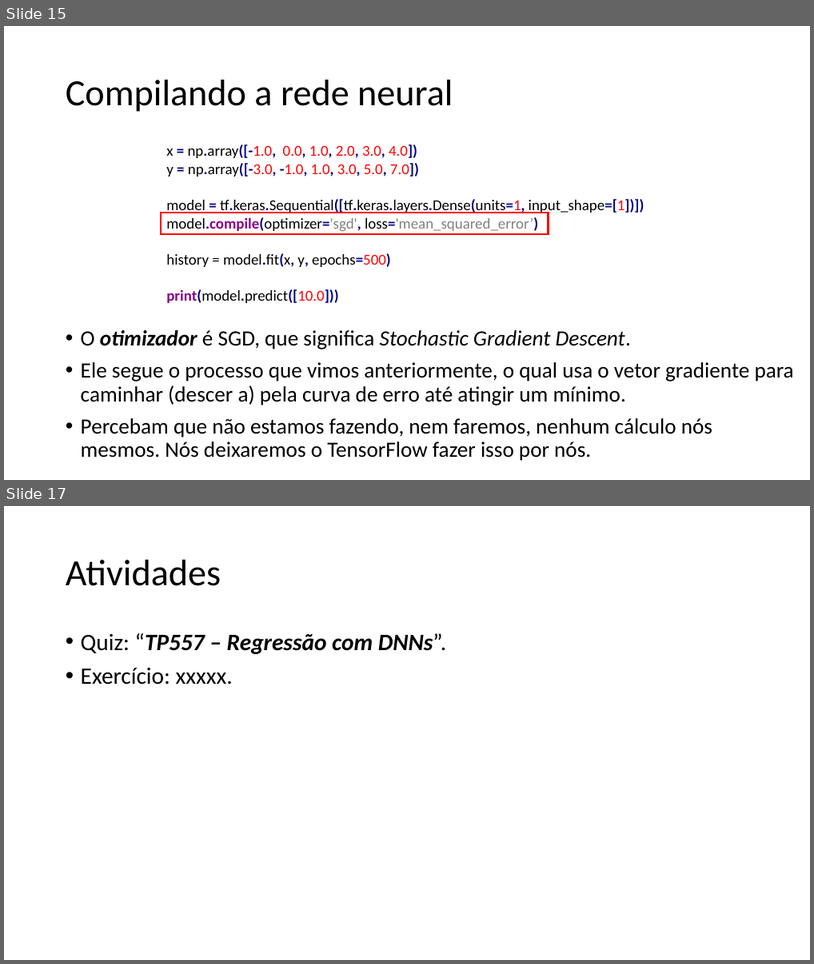
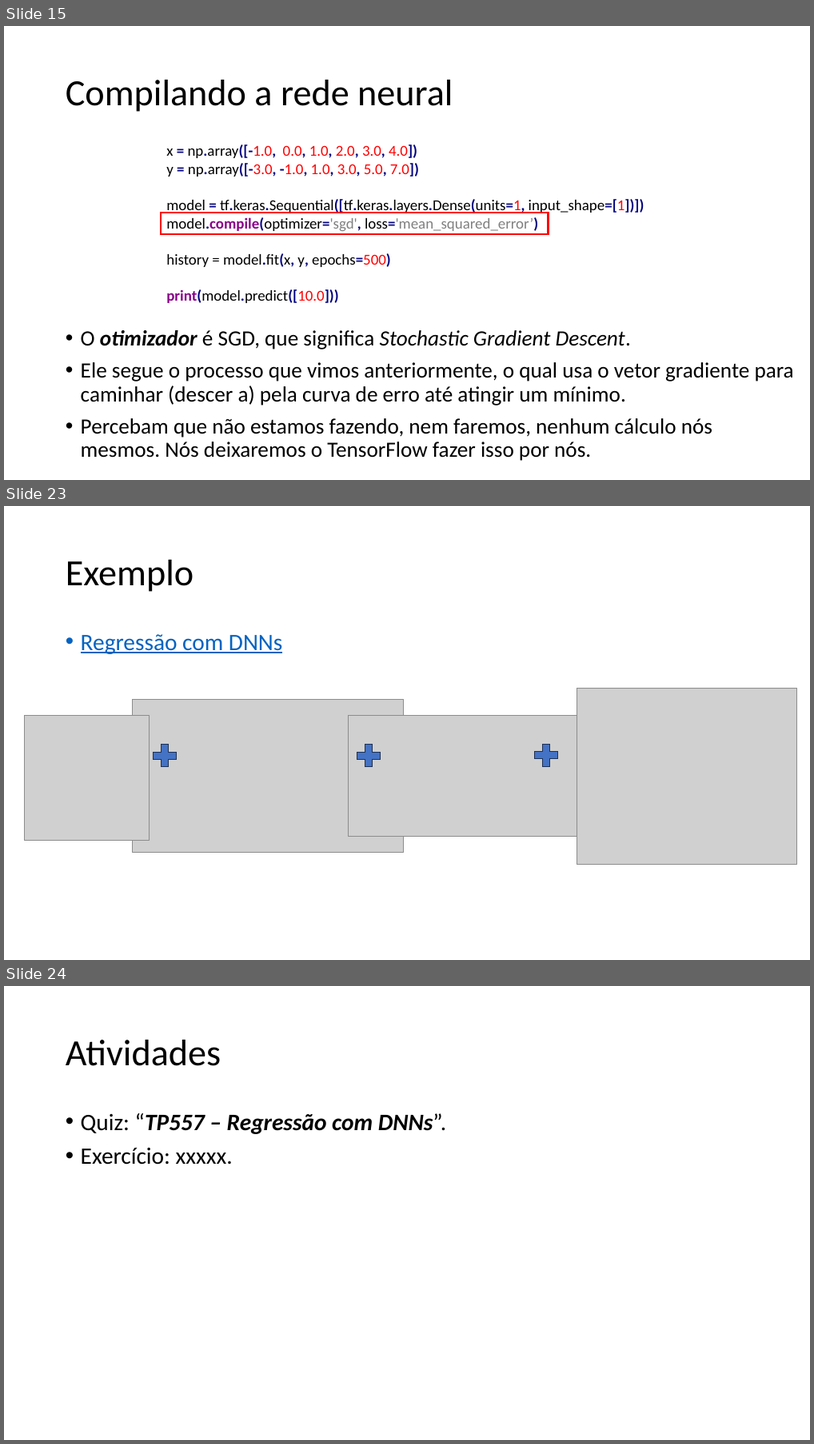
Before and after one commit to zz4fap/tp557-iot-ml, a slide deck: slides/TP557_7_Regressão_com_DNNs.pptx. Shown one above the other, each under a label of ours: slides 15 and 17 before the commit, slides 15, 23 and 24 after it; the slides between them are not shown. The pictures are 814x964 and 814x1444 pixels, drawn with LibreOffice and Linux fonts; fonts in the diff are those of the drawing; grey boxes stand for pictures. Boxes give left, top, right and bottom in pixels: in the first picture for what was removed or moved away, otherwise in the second. Text is boxed around its words. In the diff, an @@ line names an element or a change of style, - is before the commit and + after.

```diff
--- a/slides/TP557_7_Regressão_com_DNNs.pptx
+++ b/slides/TP557_7_Regressão_com_DNNs.pptx
@@ slide 23 added at <box>4,506,810,960</box>, background #FFFFFF @@
@@ title added at <box>66,560,194,592</box>, 44 pt, text #000000 @@
+Exemplo
@@ text added at <box>81,634,282,654</box>, 28 pt, text #0563C1, underline @@
+• Regressão com DNNs
@@ picture added at <box>578,688,798,864</box> @@
@@ picture added at <box>24,716,149,840</box> @@
@@ picture added at <box>132,700,403,852</box> @@
@@ picture added at <box>348,716,578,836</box> @@
@@ plus sign added at <box>149,740,180,771</box>, fill #4472C4, outline #1E3256 1 pt @@
@@ plus sign added at <box>353,740,384,771</box>, fill #4472C4, outline #1E3256 1 pt @@
@@ plus sign added at <box>531,740,562,770</box>, fill #4472C4, outline #1E3256 1 pt @@
@@ what was slide 17 is now slide 24 @@
```
Also in this commit, not shown: 1 slide changed, 6 other slides added, 1 other file.
